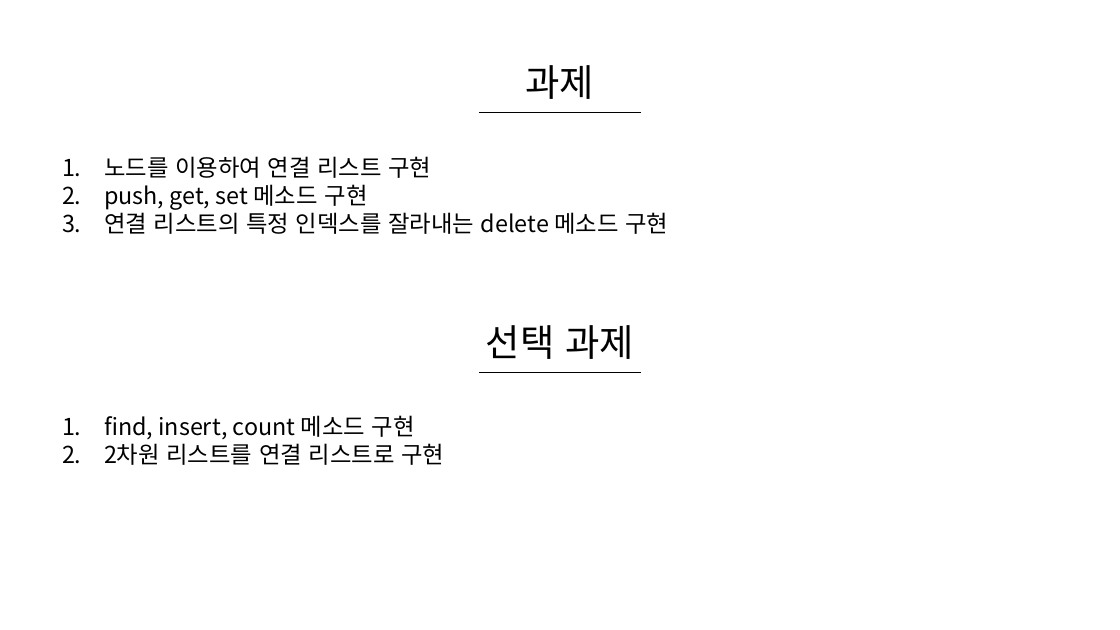
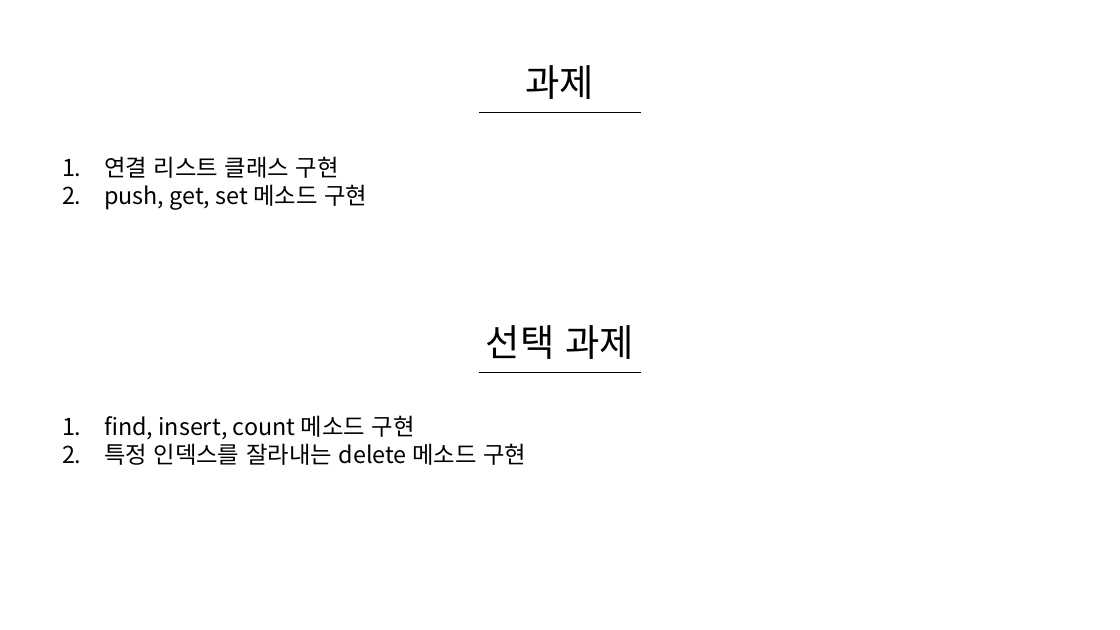
Before and after one commit to WooLyung/2021-RG-Lecture, a slide deck: slide 27 of 수업 자료/2 - C++ 메모리.pptx. Drawn at 1120x630 pixels with LibreOffice and Linux fonts; fonts in the diff are those of the drawing. Boxes give left, top, right and bottom in pixels: in the first picture for what was removed or moved away, otherwise in the second. Text is boxed around its words. In the diff, an @@ line names an element or a change of style, - is before the commit and + after.

```diff
--- a/수업 자료/2 - C++ 메모리.pptx
+++ b/수업 자료/2 - C++ 메모리.pptx
@@ text at [104, 156, 339, 178]: text changed @@
-1. 노드를 이용하여 연결 리스트 구현
+1. 연결 리스트 클래스 구현
@@ text at [104, 208, 668, 234]: paragraph removed @@
-3. 연결 리스트의 특정 인덱스를 잘라내는 delete 메소드 구현
@@ text at [104, 443, 526, 465]: text changed @@
-2. 2차원 리스트를 연결 리스트로 구현
+2. 특정 인덱스를 잘라내는 delete 메소드 구현
```
Also in this commit, not shown: 1 other slide changed, 5 other files.
